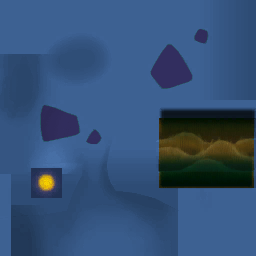
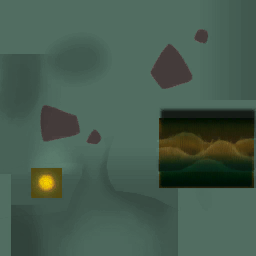
Revision of a layered 256 × 256 image; what changed, layer by layer:
hid group "Blue" (9 layers) over (x1=0, y1=0, x2=256, y2=256)
hid "1 - Lavo4Cq" (1st of 3, in "Blue") over (x1=40, y1=28, x2=208, y2=145)
showed group "Green" (8 layers) over (x1=0, y1=0, x2=256, y2=256)
hid group "Red" (6 layers) over (x1=0, y1=0, x2=256, y2=256)
hid "1 - Lavo4Cq" (3rd of 3, in "Red") over (x1=40, y1=28, x2=208, y2=145)
